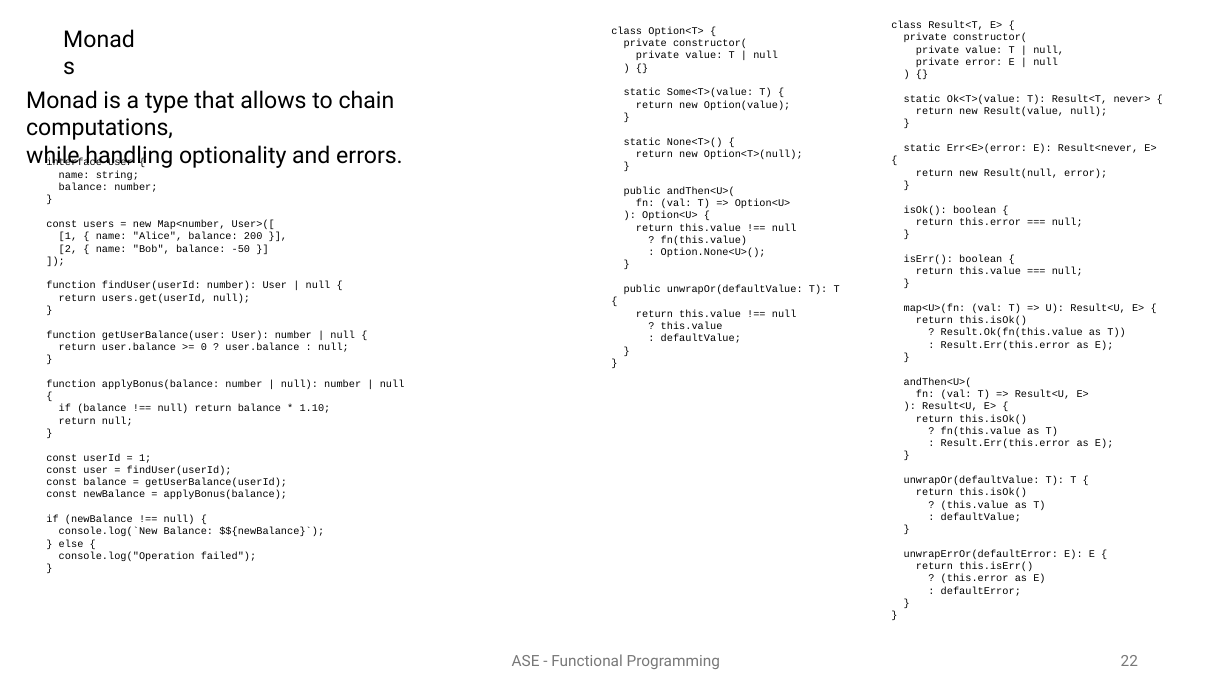
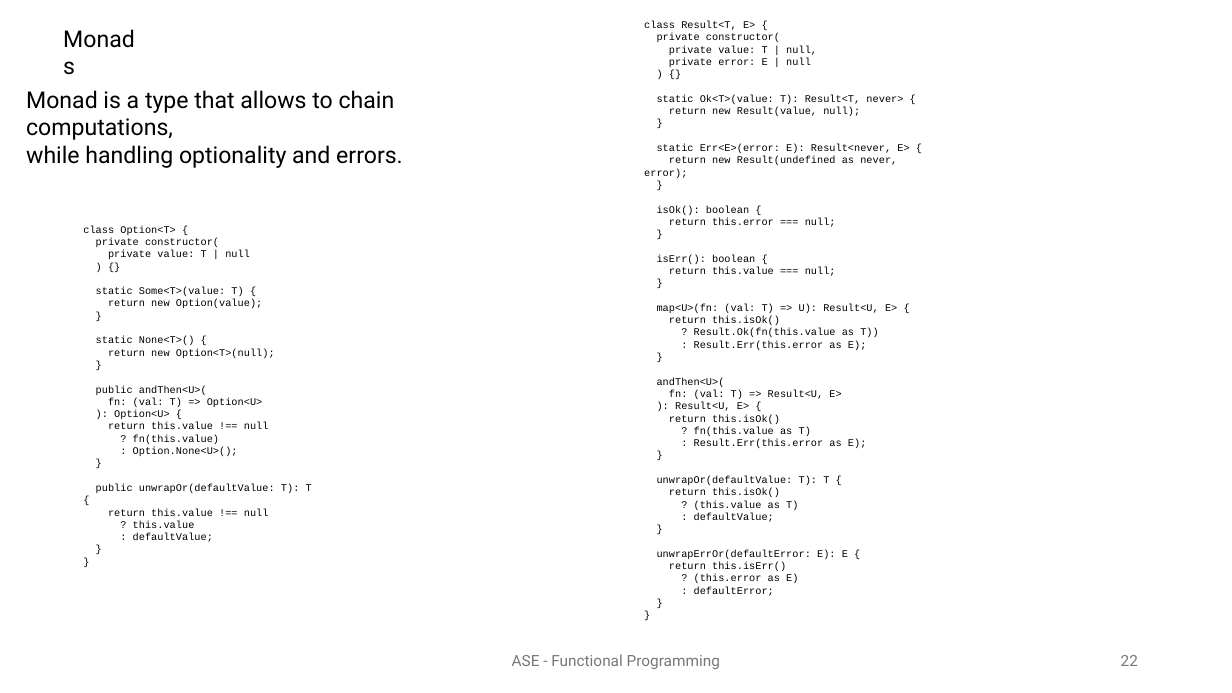
Before and after one commit to ComplexPlaneDev/ASE, a slide deck: slide 22 of Lesson.07 - Functional Programming/Functional Programming.pptx. Drawn at 1232x693 pixels with LibreOffice and Linux fonts; fonts in the diff are those of the drawing. Boxes give left, top, right and bottom in pixels: in the first picture for what was removed or moved away, otherwise in the second. Text is boxed around its words. In the diff, an @@ line names an element or a change of style, - is before the commit and + after.

Commit message:
Fix some typos in Monads

```diff
--- a/Lesson.07 - Functional Programming/Functional Programming.pptx
+++ b/Lesson.07 - Functional Programming/Functional Programming.pptx
@@ text "class Result<T, E> {": place and size @@
-text "class Result<T, E> {" at [904,95,1156,596]
+text "class Result<T, E> {" at [644,21,909,596]
@@ text removed at [46,158,405,561] @@
-interface User {
-name: string;
-balance: number;
-}
-const users = new Map<number, User>([
-[1, { name: "Alice", balance: 200 }],
-[2, { name: "Bob", balance: -50 }]
-]);
-function findUser(userId: number): User | null {
-return users.get(userId, null);
-}
-function getUserBalance(user: User): number | null {
-return user.balance >= 0 ? user.balance : null;
-}
-function applyBonus(balance: number | null): number | null {
-if (balance !== null) return balance * 1.10;
-return null;
-}
-const userId = 1;
-const user = findUser(userId);
-const balance = getUserBalance(userId);
-const newBalance = applyBonus(balance);
-if (newBalance !== null) {
-console.log(`New Balance: $${newBalance}`);
-} else {
-console.log("Operation failed");
-}
@@ text at [644,156,897,178]: text changed @@
-return new Result(null, error);
+return new Result(undefined as never, error);
@@ text "class Option<T> {": place and size @@
-text "class Option<T> {" at [611,27,840,343]
+text "class Option<T> {" at [83,226,312,542]
```
Also in this commit, not shown: 1 other slide changed.
